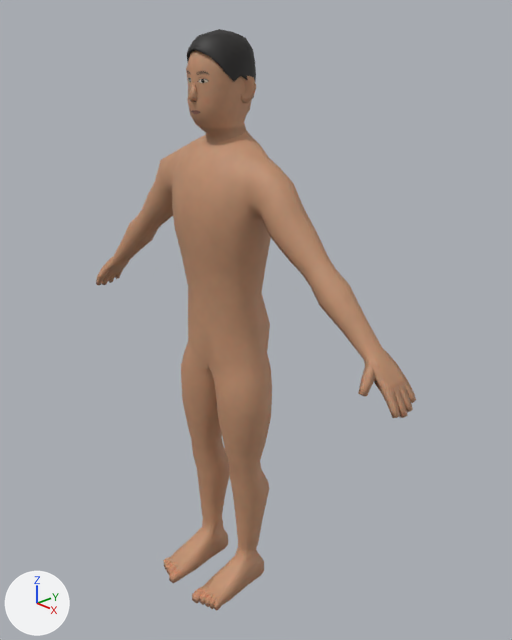
One commit to the Blender file assets/models/human_base/human_base.blend: the scene before it, then after it.
Camera for both pictures: a camera (50 mm lens) standing at (1.588, -1.353, 1.796) and looking at (0.07, 0.067, 0.96). The axes (+X, +Y, +Z) are drawn at lower left. The lights are the same throughout. The picture after the commit comes second.

Names of what the first picture shows: 'Body', 'Hair_student'.
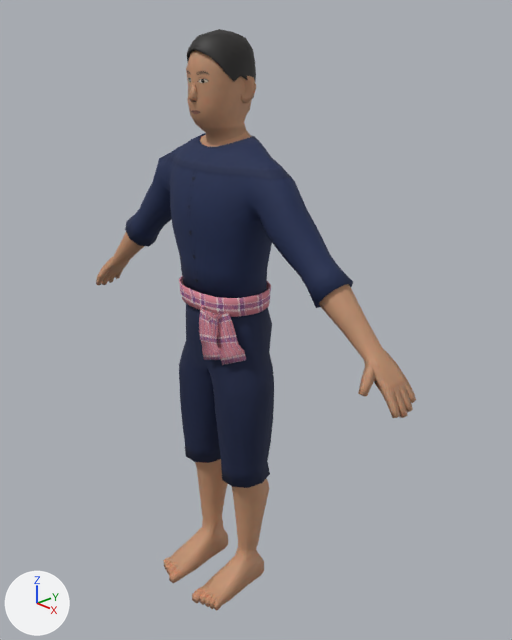
Location of each change, (x1, y1, x2, y2) in pixels of the pictures (512 x 640 px):
'Cloth_mohom', added (blue)
    after: (125, 133, 353, 488)
'Cloth_mohom_sash_tails', added
    after: (199, 304, 246, 365)
'Cloth_mohom_sash', added
    after: (179, 276, 271, 317)
'Body', unchanged, covered by the edit
    both: (96, 50, 416, 611)

Diff of the bpy script that builds the scene:
```diff
--- a/assets/models/human_base/human_base.blend.py
+++ b/assets/models/human_base/human_base.blend.py
@@ img_plaid_pink_normal_png @@
+img_plaid_pink_normal_png = load_image('plaid_pink_Normal.png', '../clothes_tex/plaid_pink_Normal.png', 512, 512, 'Non-Color')
@@ img_plaid_pink_color_png @@
+img_plaid_pink_color_png = load_image('plaid_pink_Color.png', '../clothes_tex/plaid_pink_Color.png', 512, 512, 'sRGB')
@@ img_plaid_pink_roughness_png @@
+img_plaid_pink_roughness_png = load_image('plaid_pink_Roughness.png', '../clothes_tex/plaid_pink_Roughness.png', 512, 512, 'Non-Color')
@@ img_human_base_mohom_roughness_png @@
+img_human_base_mohom_roughness_png = load_image('human_base_mohom_Roughness.png', 'human_base_mohom_Roughness.png', 1024, 1024, 'Non-Color')
@@ img_human_base_mohom_normal_png @@
+img_human_base_mohom_normal_png = load_image('human_base_mohom_Normal.png', 'human_base_mohom_Normal.png', 1024, 1024, 'Non-Color')
@@ img_human_base_mohom_color_png @@
+img_human_base_mohom_color_png = load_image('human_base_mohom_Color.png', 'human_base_mohom_Color.png', 1024, 1024, 'sRGB')
@@ mat_cloth_plaid_pink @@
+mat_cloth_plaid_pink = bpy.data.materials.new('Cloth_plaid_pink')
+# uses the picture img_plaid_pink_color_png
+# uses the picture img_plaid_pink_normal_png
+# uses the picture img_plaid_pink_roughness_png
@@ mat_cloth_male_mohom @@
+mat_cloth_male_mohom = bpy.data.materials.new('Cloth_male_mohom')
+# uses the picture img_human_base_mohom_color_png
+# uses the picture img_human_base_mohom_normal_png
+# uses the picture img_human_base_mohom_roughness_png
@@ me_cloth_mohom_sash_tails @@
+me_cloth_mohom_sash_tails.from_pydata(...)  # 68 vertices, 64 faces; spans x 0.014..0.158, y -0.124..-0.053, z 0.871..1.059
+me_cloth_mohom_sash_tails.polygons.foreach_set('use_smooth', [True] * 64)
+me_cloth_mohom_sash_tails.materials.append(mat_cloth_plaid_pink)
@@ me_cloth_mohom_sash @@
+me_cloth_mohom_sash.from_pydata(...)  # 328 vertices, 320 faces; spans x -0.157..0.157, y -0.119..0.115, z 1.025..1.084
+me_cloth_mohom_sash.polygons.foreach_set('use_smooth', [True] * 320)
+me_cloth_mohom_sash.materials.append(mat_cloth_plaid_pink)
@@ me_cloth_mohom @@
+me_cloth_mohom.from_pydata(...)  # 537 vertices, 496 faces; spans x -0.484..0.484, y -0.132..0.136, z 0.436..1.528
+me_cloth_mohom.polygons.foreach_set('use_smooth', [True] * 496)
+me_cloth_mohom.materials.append(mat_cloth_male_mohom)
@@ ob_cloth_mohom_sash_tails @@
+ob_cloth_mohom_sash_tails = bpy.data.objects.new('Cloth_mohom_sash_tails', me_cloth_mohom_sash_tails)
+ob_cloth_mohom_sash_tails.location = (0.0, 0.0, 0.0)
@@ ob_cloth_mohom_sash @@
+ob_cloth_mohom_sash = bpy.data.objects.new('Cloth_mohom_sash', me_cloth_mohom_sash)
+ob_cloth_mohom_sash.location = (0.0, 0.0, 0.0)
@@ ob_cloth_mohom @@
+ob_cloth_mohom = bpy.data.objects.new('Cloth_mohom', me_cloth_mohom)
+ob_cloth_mohom.location = (0.0, 0.0, 0.0)
```
